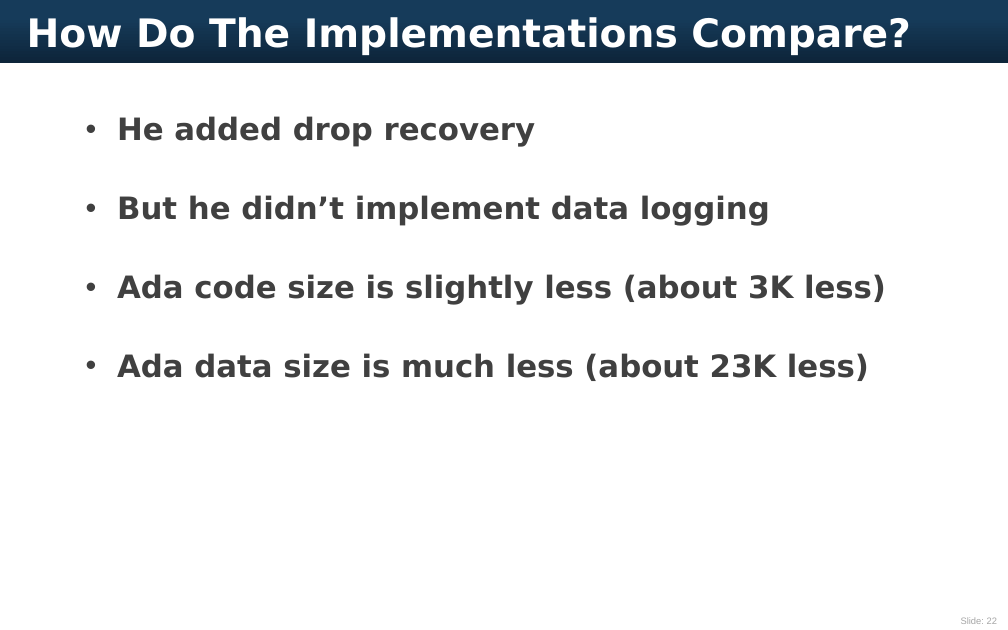
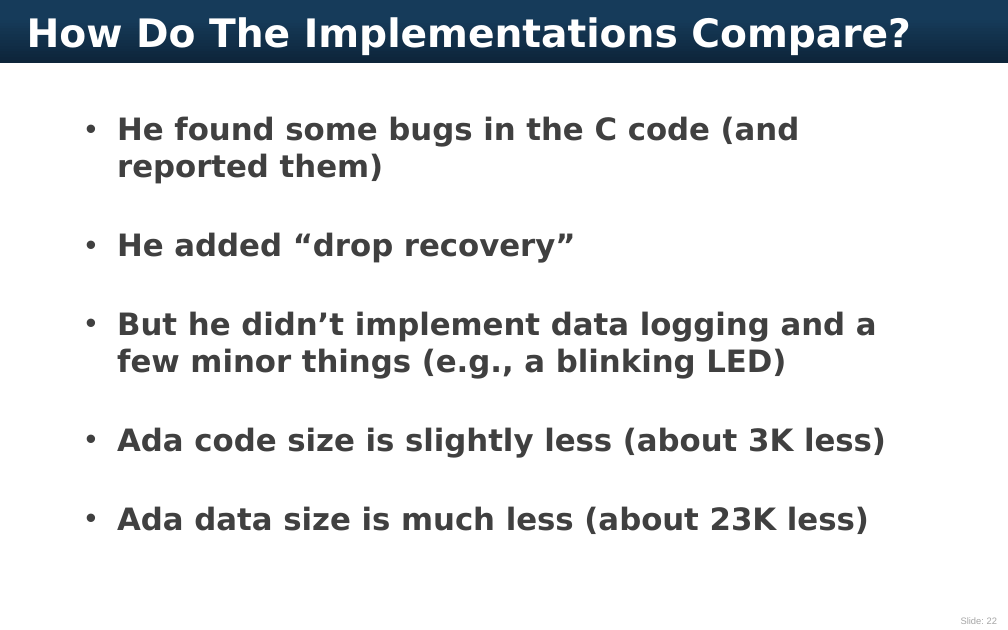
Before and after one commit to AdaCore/spark2014, a slide deck: slide 22 of slides/ARM_TechCon_2015/AdaCore ARM TechCon 2015.pptx. Drawn at 1008x630 pixels with LibreOffice and Linux fonts; fonts in the diff are those of the drawing. Boxes give left, top, right and bottom in pixels: in the first picture for what was removed or moved away, otherwise in the second. Text is boxed around its words. In the diff, an @@ line names an element or a change of style, - is before the commit and + after.

```diff
--- a/slides/ARM_TechCon_2015/AdaCore ARM TechCon 2015.pptx
+++ b/slides/ARM_TechCon_2015/AdaCore ARM TechCon 2015.pptx
@@ text at box(117, 116, 877, 379): text changed @@
-• He added drop recovery
-• But he didn’t implement data logging
+• He found some bugs in the C code (and reported them)
+• He added “drop recovery”
+• But he didn’t implement data logging and a few minor things (e.g., a blinking LED)
```
Also in this commit, not shown: 7 other slides changed, 1 slide added.
